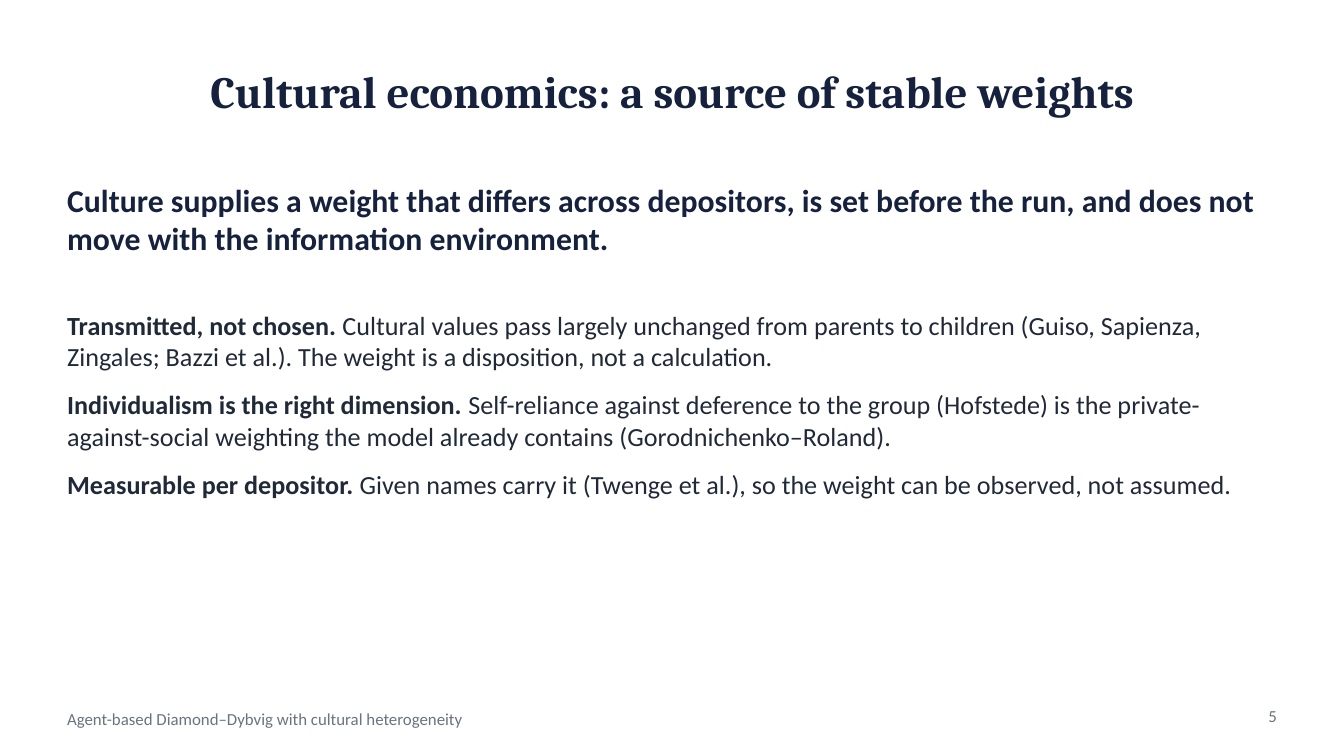
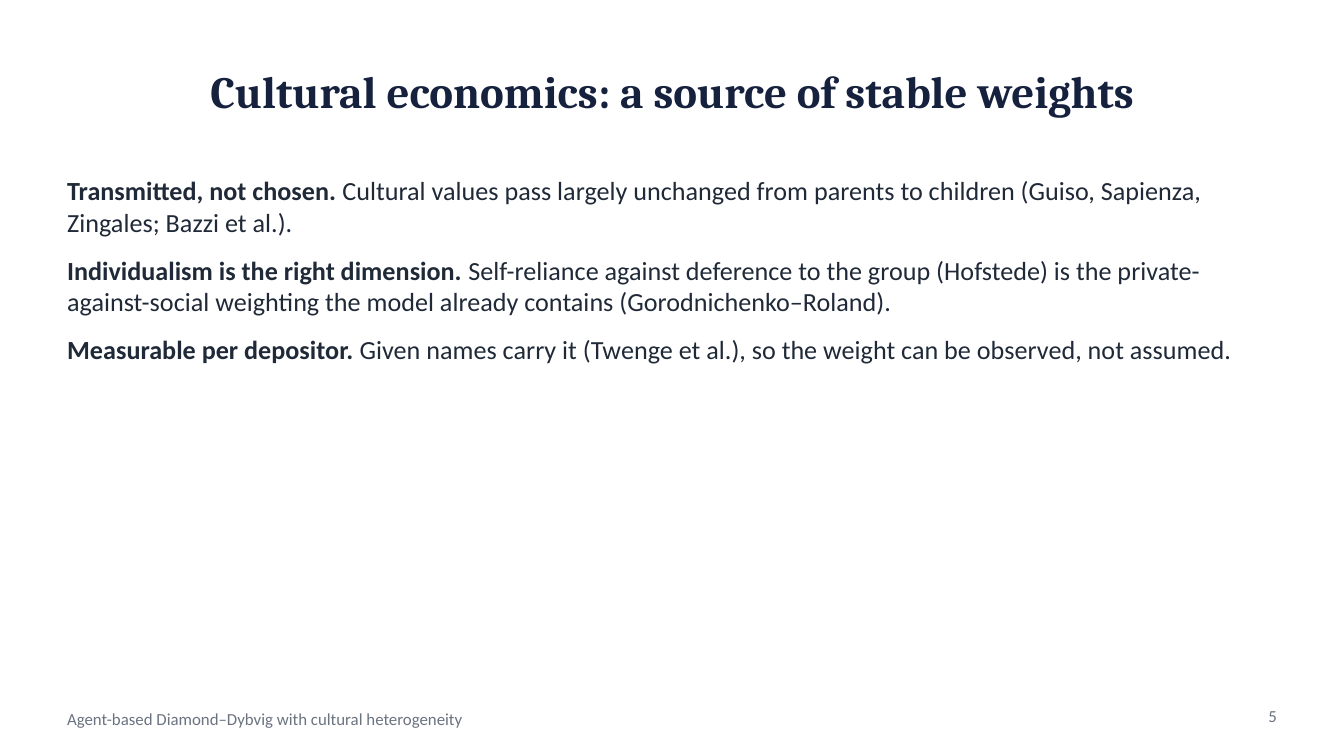
Before and after one commit to wlstover/BankRuns5, a slide deck: slide 5 of docs/deck_2026-10-26_seminar.pptx. Drawn at 1344x756 pixels with LibreOffice and Linux fonts; fonts in the diff are those of the drawing. Boxes give left, top, right and bottom in pixels: in the first picture for what was removed or moved away, otherwise in the second. Text is boxed around its words. In the diff, an @@ line names an element or a change of style, - is before the commit and + after.

```diff
--- a/docs/deck_2026-10-26_seminar.pptx
+++ b/docs/deck_2026-10-26_seminar.pptx
@@ text "Transmitted, not chosen. Cultural values ...": place and size @@
-text "Transmitted, not chosen. Cultural values ..." at [67,316,1231,499]
+text "Transmitted, not chosen. Cultural values ..." at [67,181,1231,364]
@@ text at [67,181,1201,237]: text changed @@
-• Transmitted, not chosen. Cultural values pass largely unchanged from parents to children (Guiso, Sapienza, Zingales; Bazzi et al.). The weight is a disposition, not a calculation.
+• Transmitted, not chosen. Cultural values pass largely unchanged from parents to children (Guiso, Sapienza, Zingales; Bazzi et al.).
@@ text removed at [67,189,1254,251] @@
-Culture supplies a weight that differs across depositors, is set before the run, and does not move with the information environment.
```
Also in this commit, not shown: 2 other files.
